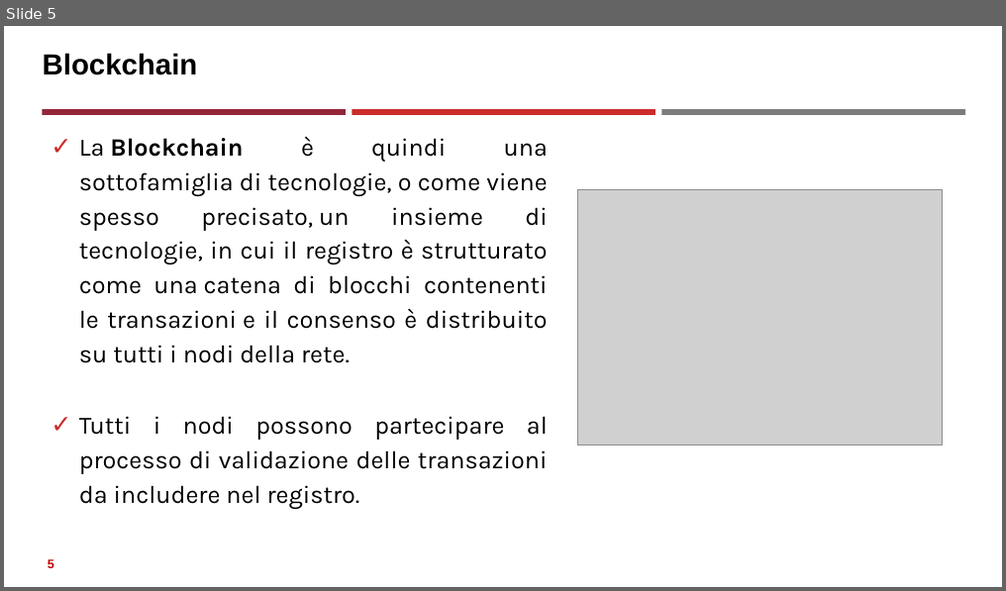
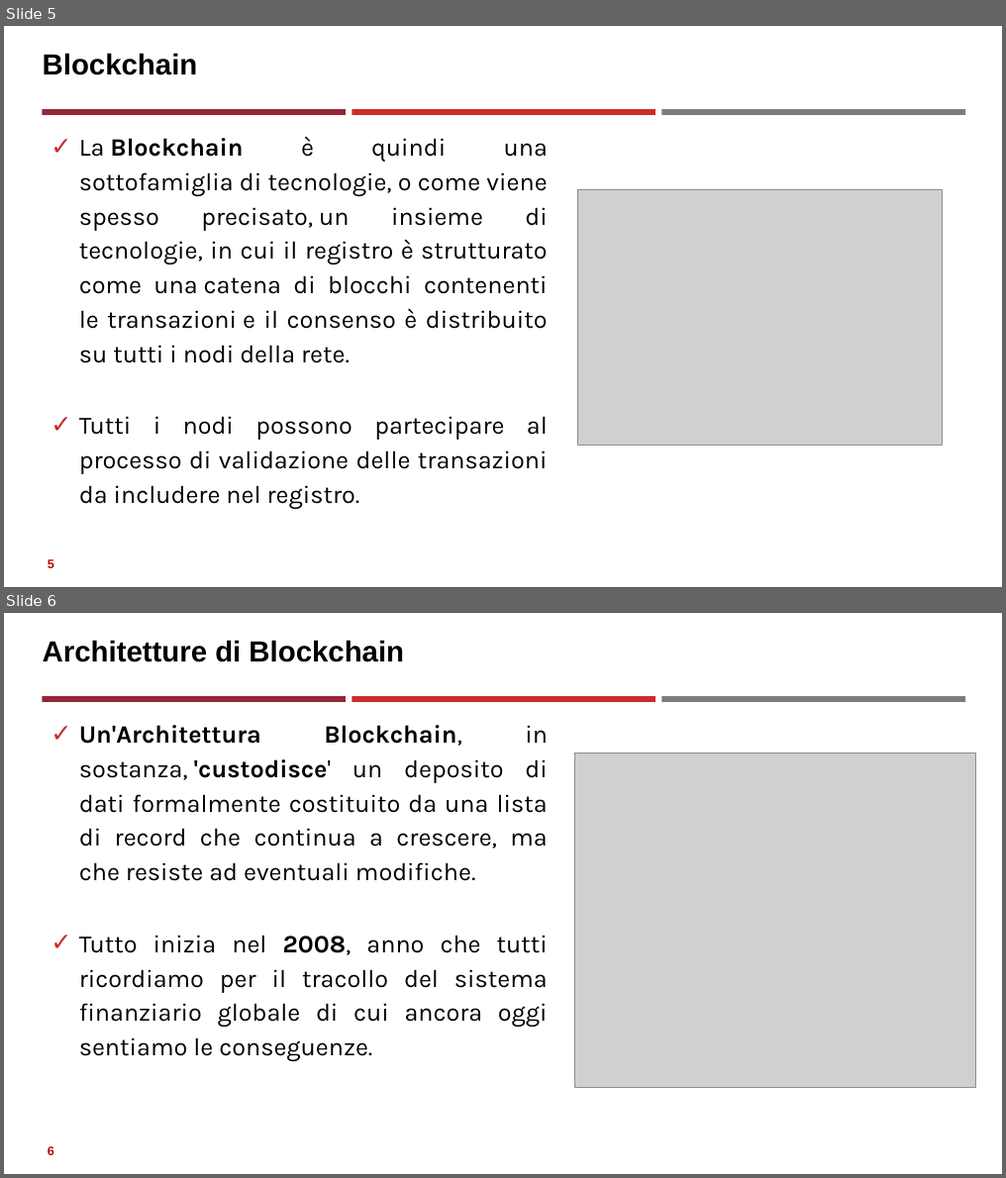
Before and after one commit to neural1977/data_science_interview_material, a slide deck: Assicurazioni/Distributed Ledger Technology_ita.pptx. Shown one above the other, each under a label of ours: slide 5 before the commit, slides 5 and 6 after it. The pictures are 1006x591 and 1006x1178 pixels, drawn with LibreOffice and Linux fonts; fonts in the diff are those of the drawing; grey boxes stand for pictures. Boxes give left, top, right and bottom in pixels: in the first picture for what was removed or moved away, otherwise in the second. Text is boxed around its words. In the diff, an @@ line names an element or a change of style, - is before the commit and + after.

```diff
--- a/Assicurazioni/Distributed Ledger Technology_ita.pptx
+++ b/Assicurazioni/Distributed Ledger Technology_ita.pptx
@@ slide 6 added at <box>4,613,1002,1174</box>, background #FFFFFF; not listed: 3 template elements that a slide beside it also shows @@
@@ title added at <box>43,640,404,663</box>, 28 pt, text #000000, bold @@
+Architetture di Blockchain
@@ text added at <box>79,725,548,1061</box>, 24 pt, text #000000 @@
+✓ Un'Architettura Blockchain, in sostanza, 'custodisce' un deposito di dati formalmente costituito da una lista di record che continua a crescere, ma che resiste ad eventuali modifiche.
+✓ Tutto inizia nel 2008, anno che tutti ricordiamo per il tracollo del sistema finanziario globale di cui ancora oggi sentiamo le conseguenze.
@@ picture added at <box>575,753,976,1087</box> @@
@@ page number added at <box>48,1147,54,1156</box>, 12 pt, text #C00000, bold @@
+6
```
Also in this commit, not shown: 1 slide changed, 2 other slides added, 3 other files.
